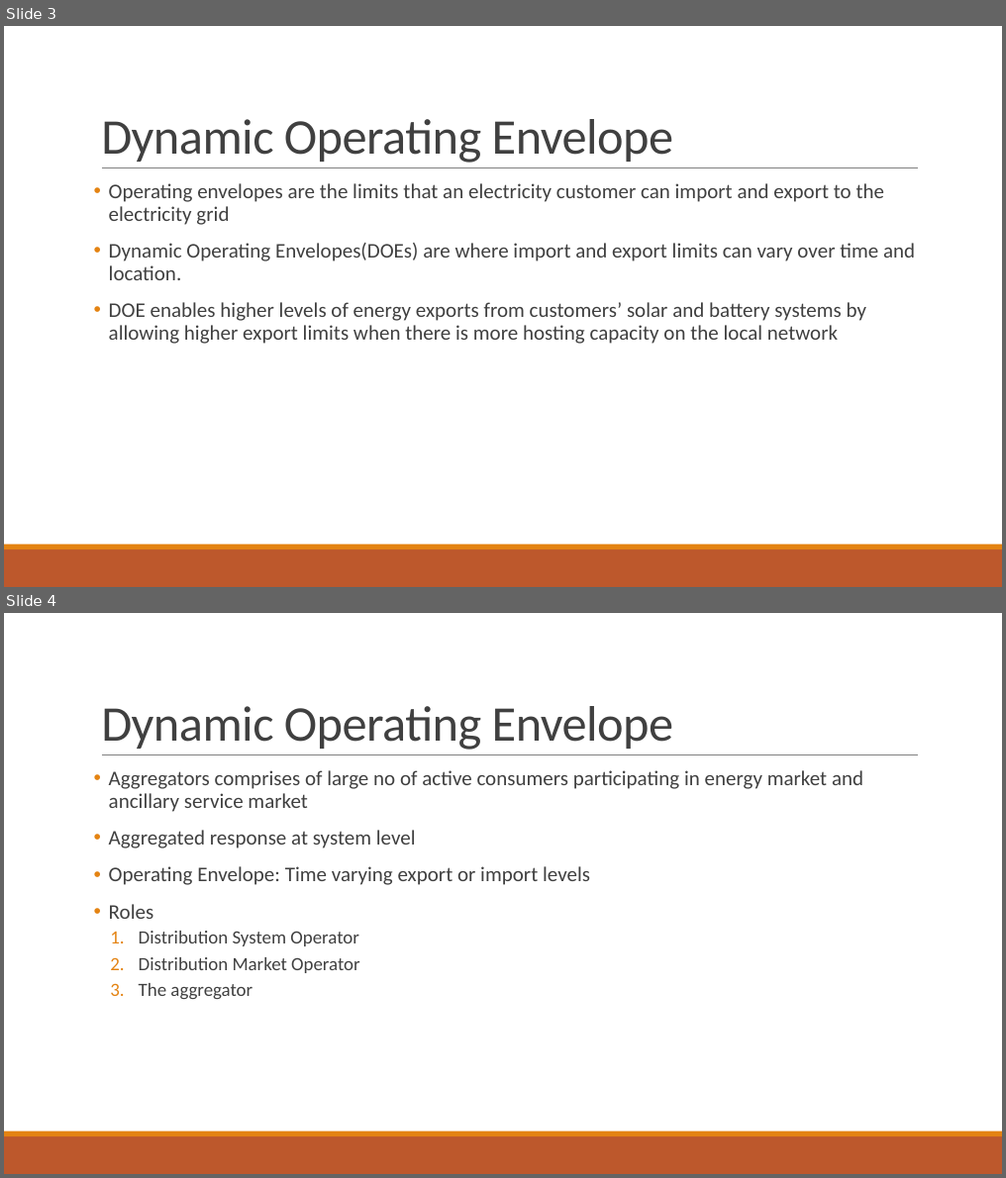
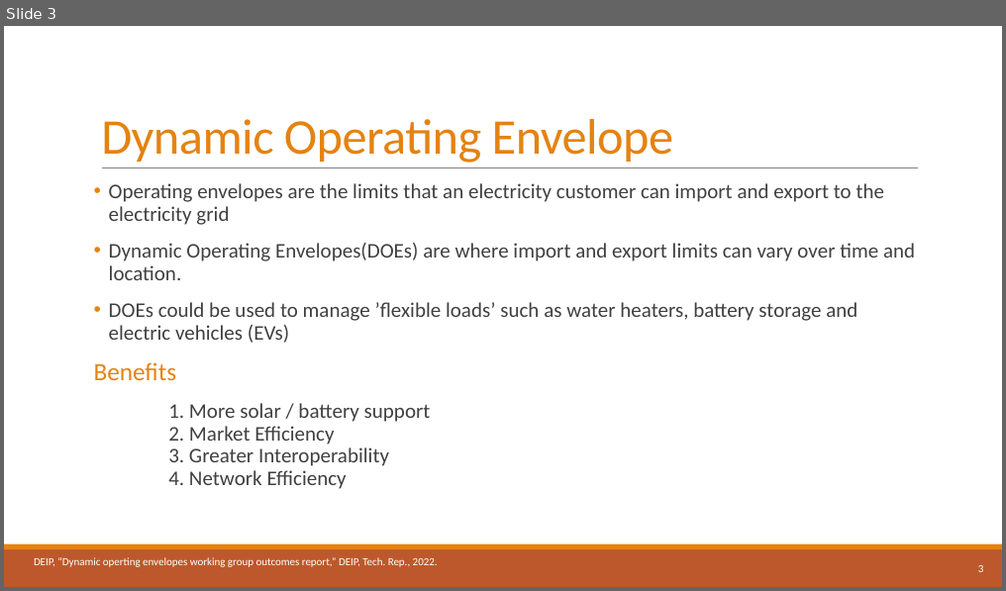
Before and after one commit to athuljosep/Power_System_Analysis, a slide deck: Seminar/Dynamic Operating Envelope.pptx. Shown one above the other, each under a label of ours: slides 3 and 4 before the commit, slide 3 after it. The pictures are 1006x1178 and 1006x591 pixels, drawn with LibreOffice and Linux fonts; fonts in the diff are those of the drawing. Boxes give left, top, right and bottom in pixels: in the first picture for what was removed or moved away, otherwise in the second. Text is boxed around its words. In the diff, an @@ line names an element or a change of style, - is before the commit and + after.

```diff
--- a/Seminar/Dynamic Operating Envelope.pptx
+++ b/Seminar/Dynamic Operating Envelope.pptx
@@ slide 4 removed at [4, 613, 1002, 1174], background #FFFFFF; not listed: 3 template elements that a slide beside it also shows @@
@@ title removed at [101, 706, 674, 750] @@
-Dynamic Operating Envelope
@@ text removed at [109, 770, 863, 1000] @@
-• Aggregators comprises of large no of active consumers participating in energy market and ancillary service market
-• Aggregated response at system level
-• Operating Envelope: Time varying export or import levels
-• Roles
-  1. Distribution System Operator
-  2. Distribution Market Operator
-  3. The aggregator
@@ slide 3 changed as well @@
@@ title "Dynamic Operating Envelope" at [101, 119, 674, 163]: text colour #404040 to #E48312 @@
@@ text at [94, 302, 857, 489]: text changed @@
-• DOE enables higher levels of energy exports from customers’ solar and battery systems by allowing higher export limits when there is more hosting capacity on the local network
+• DOEs could be used to manage ’flexible loads’ such as water heaters, battery storage and electric vehicles (EVs)
+Benefits
+1. More solar / battery support
+2. Market Efficiency
+3. Greater Interoperability
+4. Network Efficiency
@@ text added at [34, 558, 438, 568], 10.5 pt, text #FFFFFF @@
+DEIP, “Dynamic operting envelopes working group outcomes report,” DEIP, Tech. Rep., 2022.
@@ page number added at [978, 566, 984, 572], 10.5 pt, text #FFFFFF @@
+3
```
Also in this commit, not shown: 3 other slides changed, 5 slides added, 1 other slide removed.
